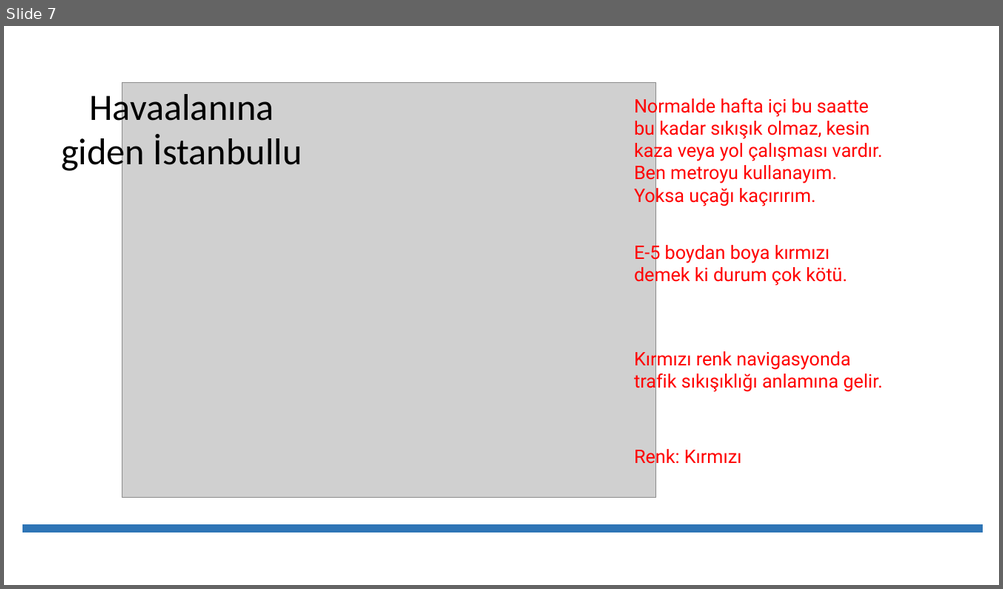
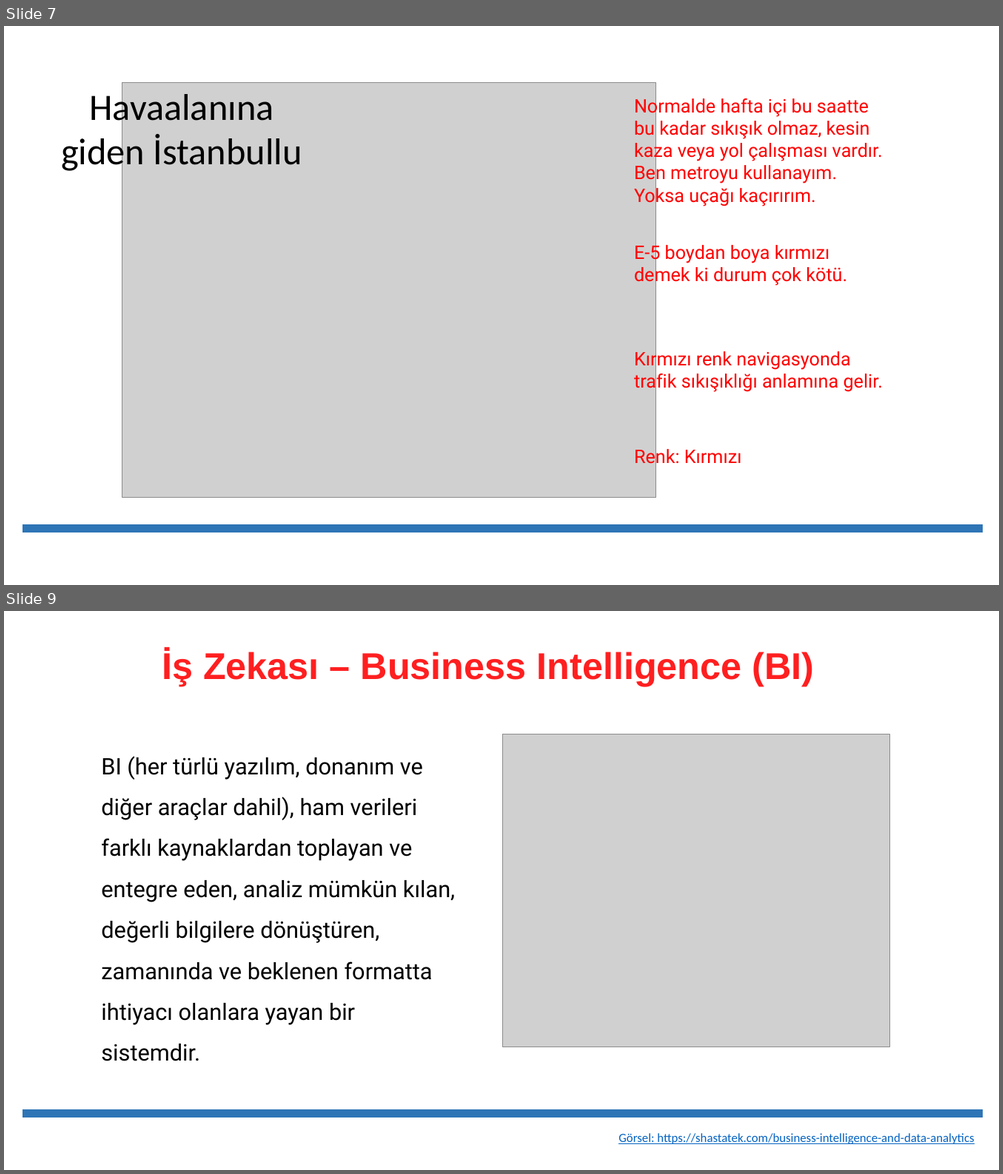
Before and after one commit to erkansirin78/preprocessing-analysis-ml-dl-big-data, a slide deck: 08_etl/01_ETL_Darawarehouse.pptx. Shown one above the other, each under a label of ours: slide 7 before the commit, slides 7 and 9 after it; the slides between them are not shown. The pictures are 1003x589 and 1003x1174 pixels, drawn with LibreOffice and Linux fonts; fonts in the diff are those of the drawing; grey boxes stand for pictures. Boxes give left, top, right and bottom in pixels: in the first picture for what was removed or moved away, otherwise in the second. Text is boxed around its words. In the diff, an @@ line names an element or a change of style, - is before the commit and + after.

```diff
--- a/08_etl/01_ETL_Darawarehouse.pptx
+++ b/08_etl/01_ETL_Darawarehouse.pptx
@@ slide 9 added at (4,611,999,1170), background #FFFFFF @@
@@ text added at (162,649,814,686), 36 pt, text #FF1F20, bold @@
+İş Zekası – Business Intelligence (BI)
@@ picture added at (504,735,890,1048) @@
@@ text added at (101,756,455,1062), 22 pt, text #000000 @@
+BI (her türlü yazılım, donanım ve diğer araçlar dahil), ham verileri farklı kaynaklardan toplayan ve entegre eden, analiz mümkün kılan, değerli bilgilere dönüştüren, zamanında ve beklenen formatta ihtiyacı olanlara yayan bir sistemdir.
@@ line added from (22, 1114) to (983, 1114), #2E75B6 8 pt @@
@@ text added at (618,1133,973,1145), 12 pt, text #0563C1, underline @@
+Görsel: https://shastatek.com/business-intelligence-and-data-analytics
```
Also in this commit, not shown: 4 slides changed, 33 other slides added, 34 other files.
